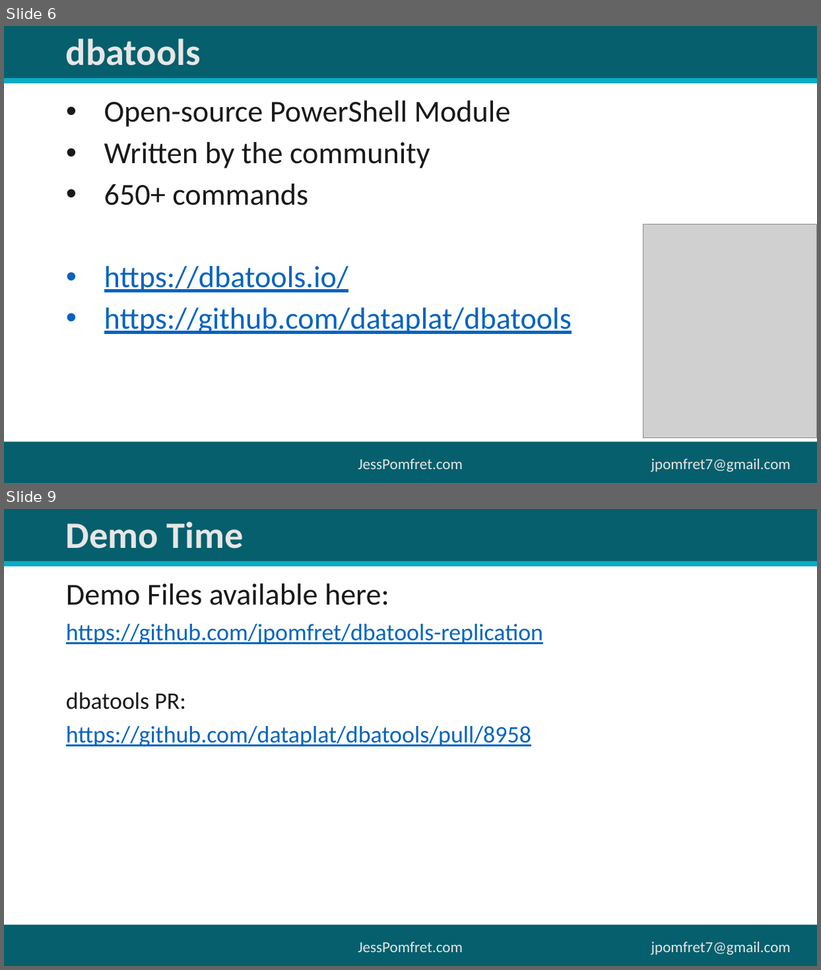
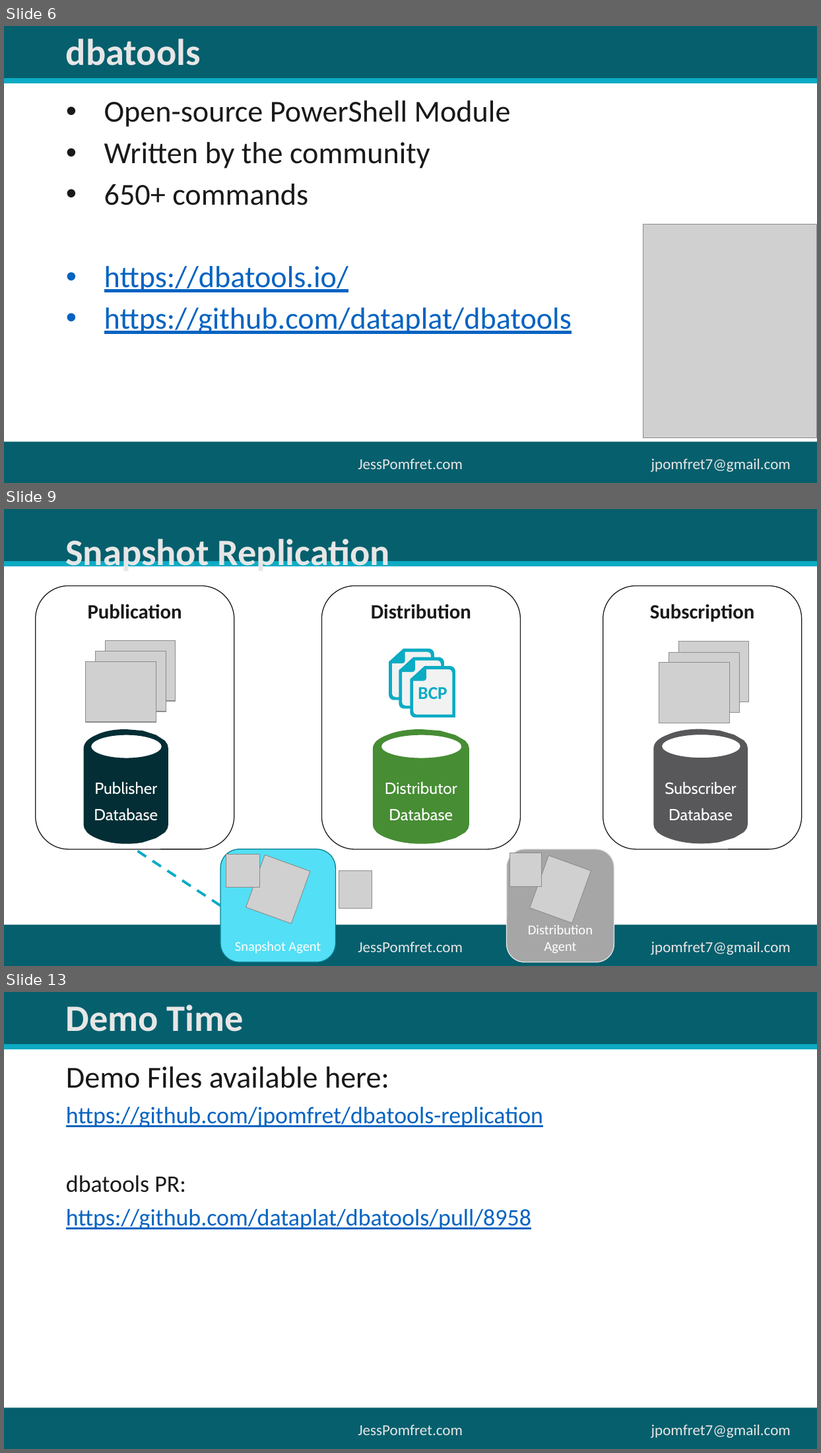
Before and after one commit to jpomfret/dbatools-replication, a slide deck: dbatoolsReplication.pptx. Shown one above the other, each under a label of ours: slides 6 and 9 before the commit, slides 6, 9 and 13 after it; the slides between them are not shown. The pictures are 821x970 and 821x1453 pixels, drawn with LibreOffice and Linux fonts; fonts in the diff are those of the drawing; grey boxes stand for pictures. Boxes give left, top, right and bottom in pixels: in the first picture for what was removed or moved away, otherwise in the second. Text is boxed around its words. In the diff, an @@ line names an element or a change of style, - is before the commit and + after.

```diff
--- a/dbatoolsReplication.pptx
+++ b/dbatoolsReplication.pptx
@@ slide 9 added at bbox=[4, 509, 817, 966], background #FFFFFF; not listed: 5 template elements that a slide beside it also shows @@
@@ title added at bbox=[65, 533, 390, 574], 44 pt, text #E7E6E6, bold @@
+Snapshot Replication
@@ rounded rectangle added at bbox=[36, 586, 234, 850], outline #191919 1 pt, 24 pt, text #191919, bold @@
+Publication
@@ rounded rectangle added at bbox=[322, 586, 521, 850], outline #191919 1 pt, 24 pt, text #191919, bold @@
+Distribution
@@ rounded rectangle added at bbox=[603, 586, 802, 850], outline #191919 1 pt, 24 pt, text #191919, bold @@
+Subscription
@@ picture added at bbox=[105, 641, 176, 701] @@
@@ picture added at bbox=[105, 640, 176, 700] @@
@@ picture added at bbox=[679, 642, 749, 702] @@
@@ picture added at bbox=[86, 662, 156, 722] @@
@@ picture added at bbox=[86, 661, 156, 722] @@
@@ picture added at bbox=[96, 652, 166, 712] @@
@@ picture added at bbox=[96, 651, 166, 712] @@
@@ group added at bbox=[389, 649, 455, 718]: 6 freeform shapes, 3 texts @@
+JS
+JS
+BCP
@@ picture added at bbox=[659, 663, 729, 723] @@
@@ picture added at bbox=[669, 652, 740, 713] @@
@@ freeform shape added at bbox=[84, 730, 169, 844], fill #032E35, 19 pt, text #FFFFFF @@
+Publisher
+Database
@@ freeform shape added at bbox=[373, 730, 469, 844], fill #478D34, 19 pt, text #FFFFFF @@
+Distributor
+Database
@@ freeform shape added at bbox=[653, 729, 748, 844], fill #58585A, 19 pt, text #FFFFFF @@
+Subscriber
+Database
@@ line added from (220, 906) to (135, 850), #0BABC4 3 pt dashed @@
@@ rounded rectangle added at bbox=[220, 850, 336, 962], fill #53DFF5, outline #087F91 1 pt, 16 pt, text #FFFFFF @@
+Snapshot Agent
@@ picture added at bbox=[226, 854, 259, 888] @@
@@ picture added at bbox=[246, 855, 310, 923] @@
@@ rounded rectangle added at bbox=[507, 850, 614, 962], fill #A6A6A6, outline #E7E6E6 1 pt, 16 pt, text #FFFFFF @@
+Distribution Agent
@@ picture added at bbox=[510, 854, 542, 887] @@
@@ picture added at bbox=[530, 856, 591, 923] @@
@@ picture added at bbox=[339, 871, 372, 909] @@
@@ what was slide 9 is now slide 13 @@
```
Also in this commit, not shown: 3 slides changed, 4 other slides added, 1 slide removed, 3 other files.
